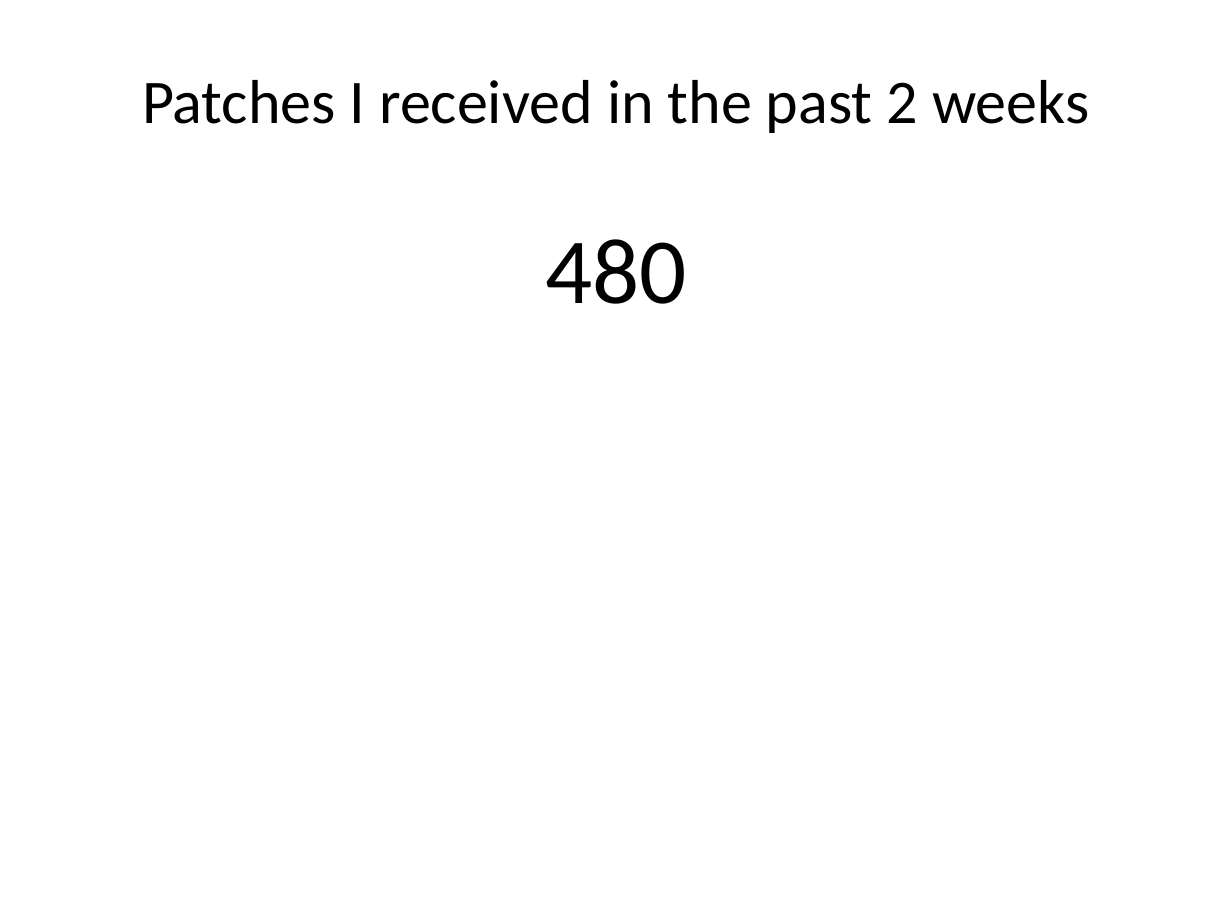
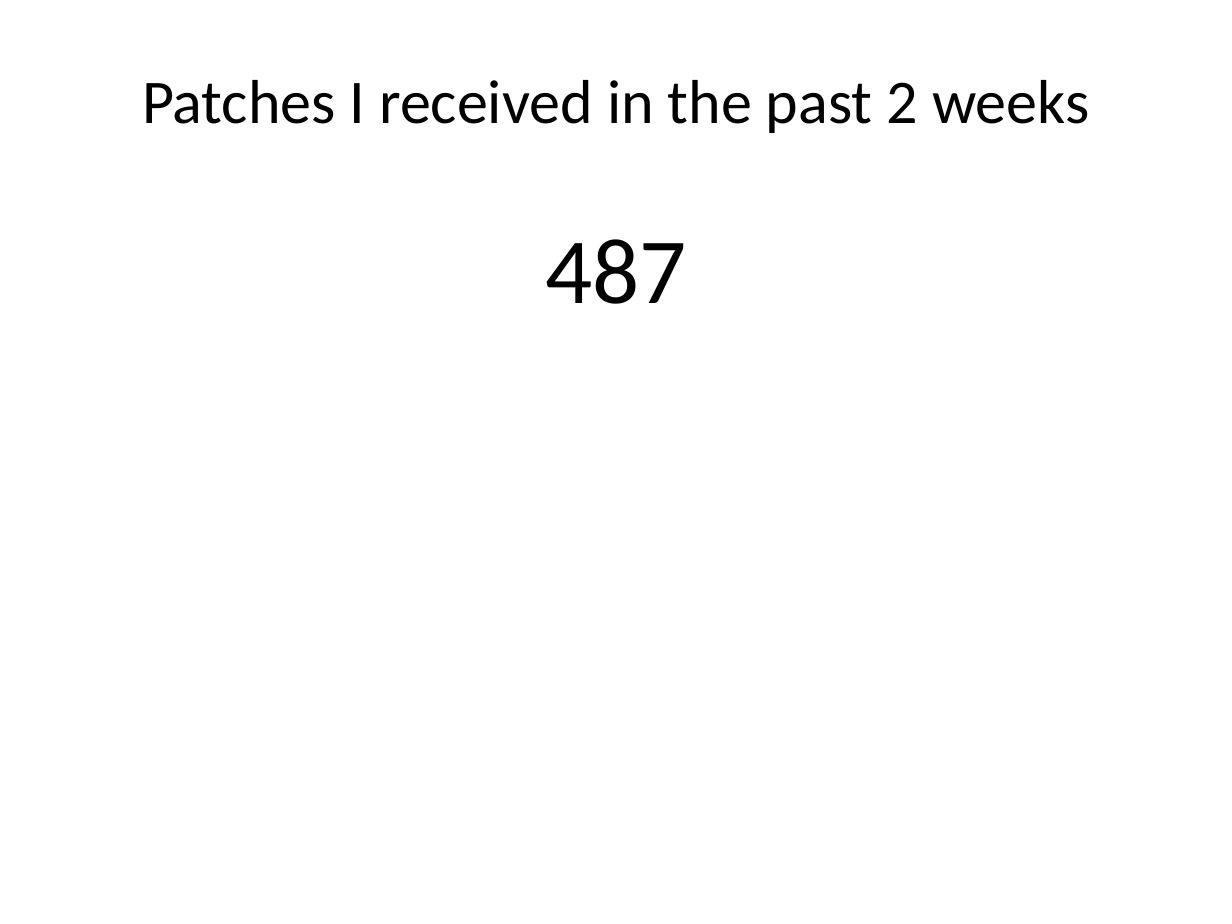
Before and after one commit to gregkh/presentation-linux-maintainer, a slide deck: slide 8 of maintainer.odp. Drawn at 1232x924 pixels with LibreOffice and Linux fonts; fonts in the diff are those of the drawing. Boxes give left, top, right and bottom in pixels: in the first picture for what was removed or moved away, otherwise in the second. Text is boxed around its words. In the diff, an @@ line names an element or a change of style, - is before the commit and + after.

```diff
--- a/maintainer.odp
+++ b/maintainer.odp
@@ text at [545, 239, 686, 304]: text changed @@
-480
+487
```
Also in this commit, not shown: 2 other slides changed, 1 slide added, 2 other files.
